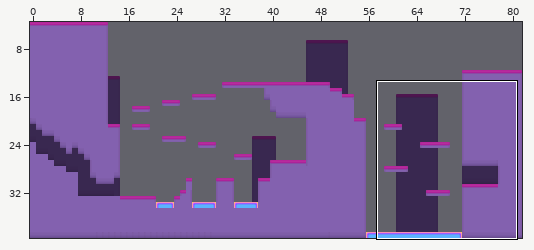
A Tiled map gets an edit: GXPEngine2023c/GXPEngine/bin/Debug/Level 0.tmx. Above: a wide view before the commit, with the close-up outlined.
Close-up. Earlier state:
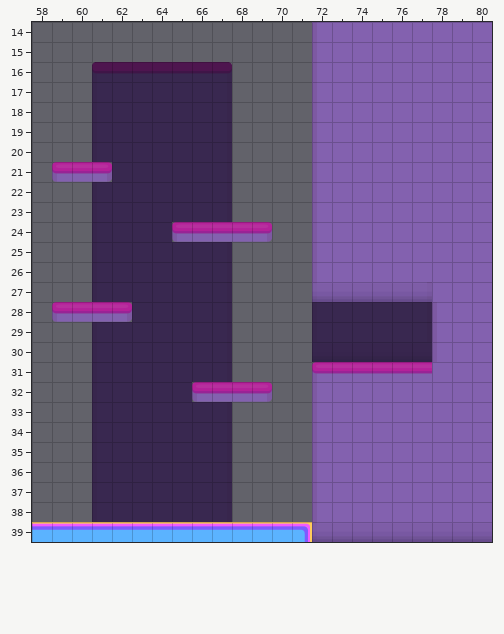
Cells are 64x64 px. Shown: x 58..80, y 14..39. The commit also changed other parts of the map, which this record leaves out.
And afterwards:
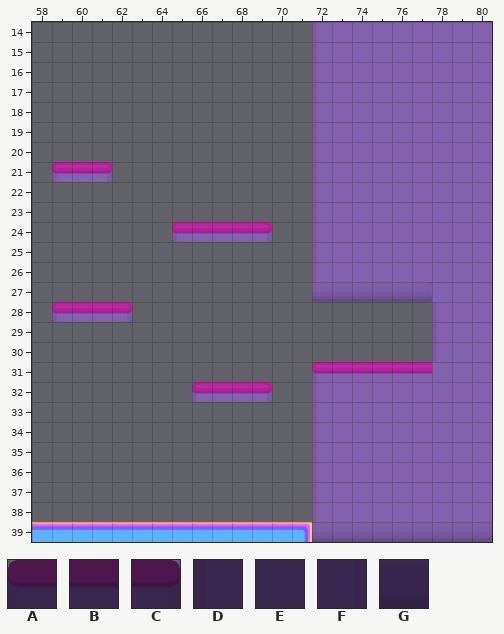
Key: from "Tileset": A 6, B 7, C 8, D 15, E 16, F 17, G 25.
_ is an empty cell.
Change:
Layer "TileLayer":
Tile A is gone in row 16 at x 61.
Tile B is gone in row 16 at x 62 to 66.
Tile C is gone in row 16 at x 67.
Tile D is gone in rows 17 to 20 at x 61; in rows 22 to 27 at x 61; in row 28 at x 72; in row 29 at x 61 and 72; in rows 30 to 38 at x 61.
Tile E is gone in rows 17 to 23 at x 62 to 66; in row 24 at x 62 to 64; in rows 25 to 27 at x 62 to 66; in row 28 at x 63 to 66 and 73 to 76; in row 29 at x 62 to 66 and 73 to 76; in rows 30 to 31 at x 62 to 66.
Tile E is gone in row 32 at x 62 to 65; in rows 33 to 38 at x 62 to 66.
Tile F is gone in rows 17 to 23 at x 67; in rows 25 to 27 at x 67; in rows 28 to 29 at x 67 and 77; in rows 30 to 31 at x 67; in rows 33 to 38 at x 67.
Tile G is gone in row 30 at x 72 to 77.
